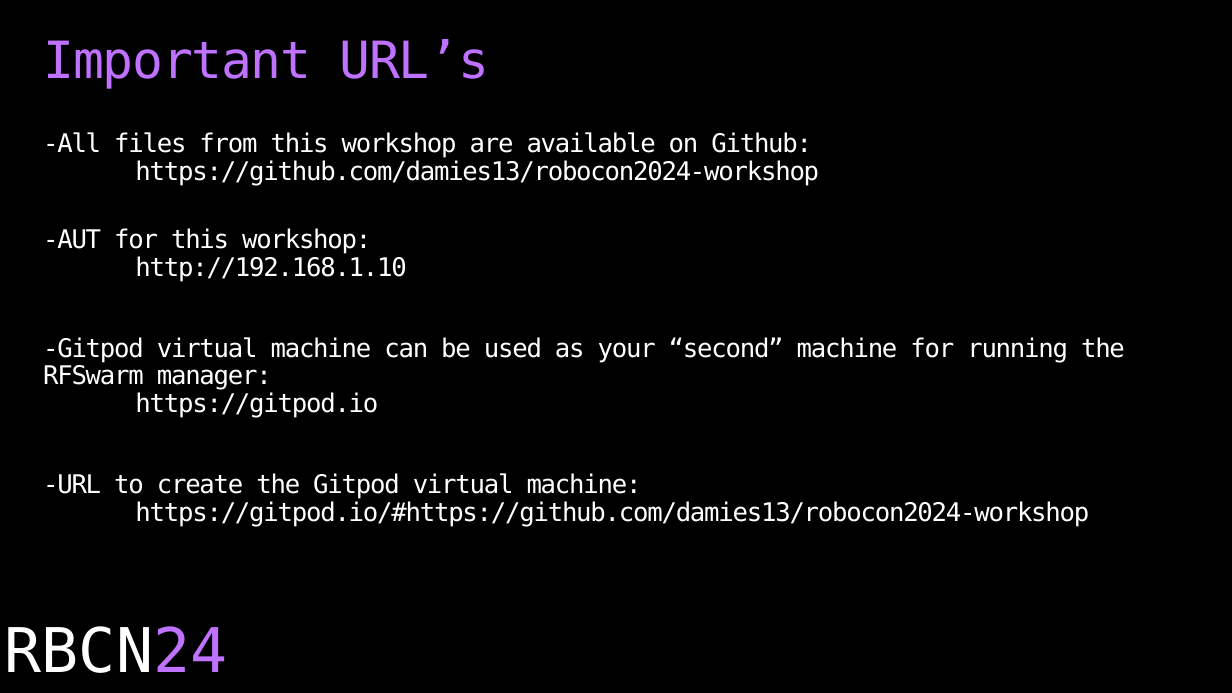
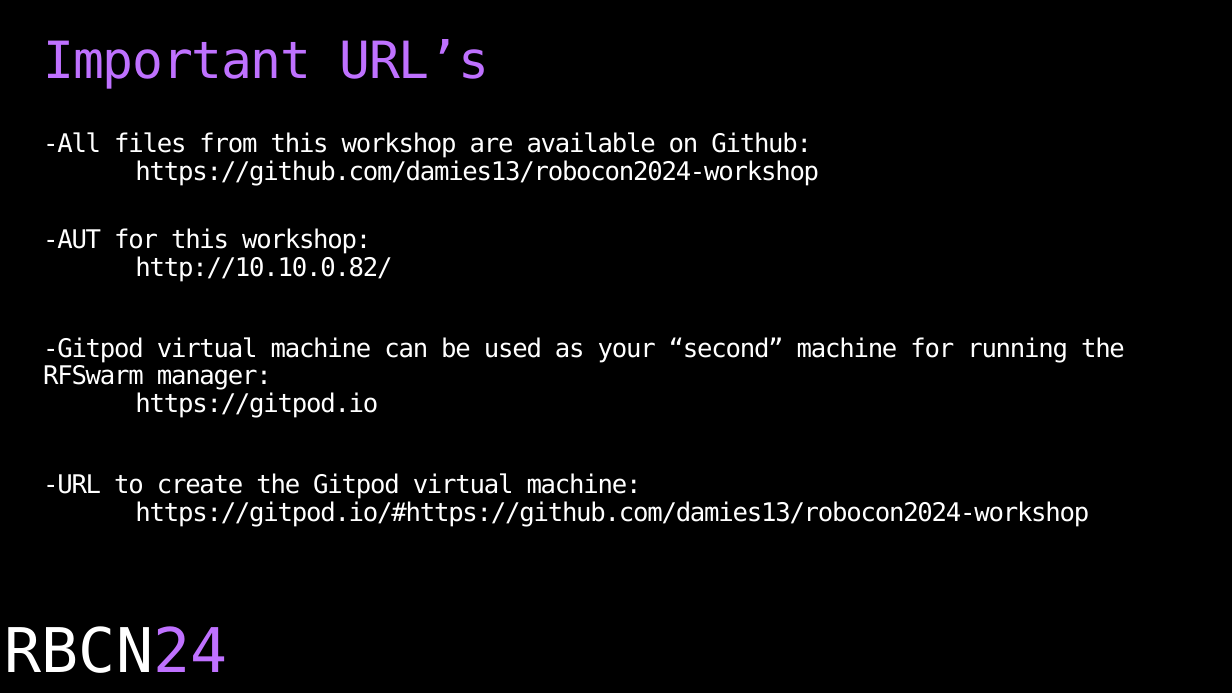
Before and after one commit to damies13/robocon2024-workshop, a slide deck: slide 4 of Robocon2024-RFSwarm-Workshop.odp. Drawn at 1232x693 pixels with LibreOffice and Linux fonts; fonts in the diff are those of the drawing. Boxes give left, top, right and bottom in pixels: in the first picture for what was removed or moved away, otherwise in the second. Text is boxed around its words. In the diff, an @@ line names an element or a change of style, - is before the commit and + after.

```diff
--- a/Robocon2024-RFSwarm-Workshop.odp
+++ b/Robocon2024-RFSwarm-Workshop.odp
@@ text at (43, 228, 392, 281): text changed @@
--AUT for this workshop:
-http://192.168.1.10
+-AUT for this workshop:
+http://10.10.0.82/
```
Also in this commit, not shown: 3 other files.
